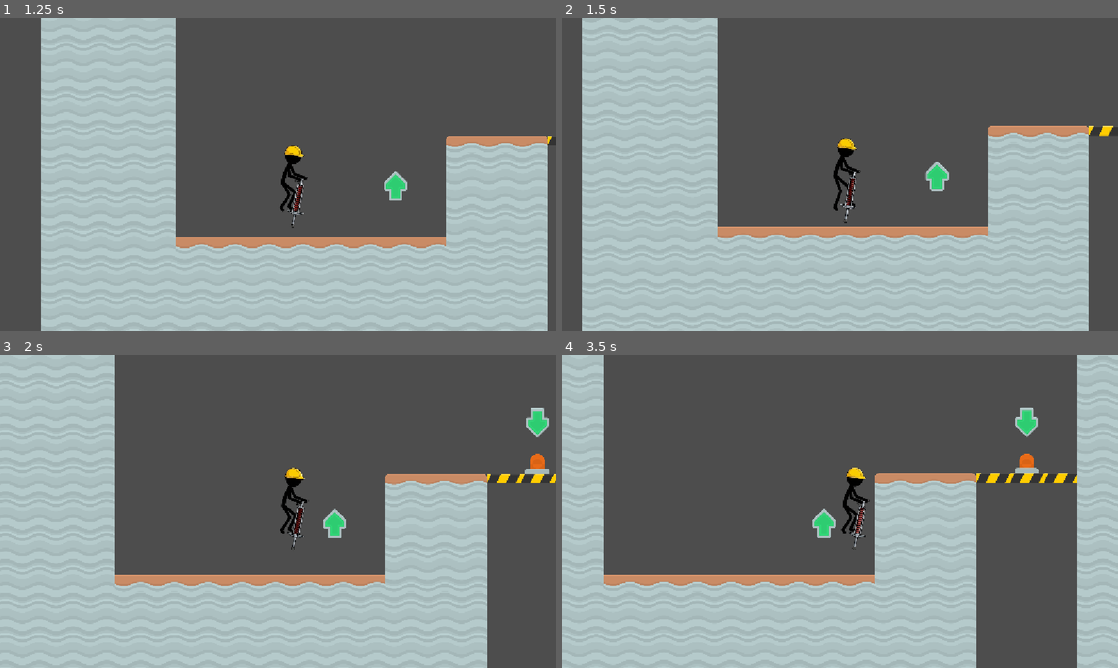
Above: before the commit, frames 1-4 (two rows, left to right).
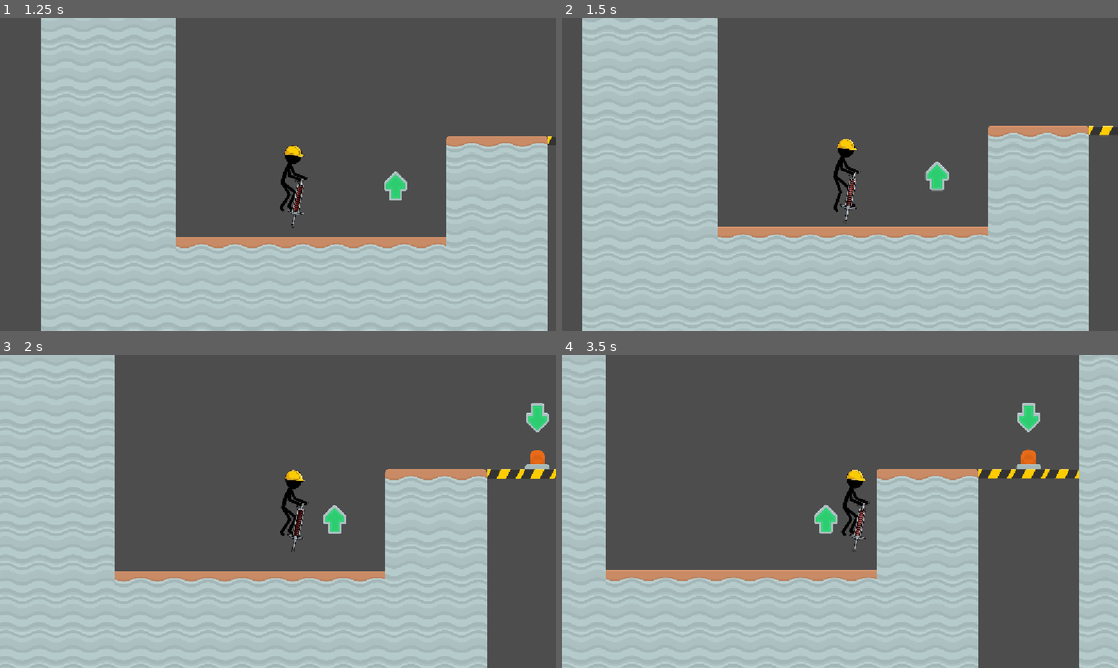
Above: after the commit, the same moments.

Repository: Ricardo646-lab/PogoPat
Game: Godot game, scene res://Scenes/Tutorial1.tscn
Same seed, same stepped clock (60 frames per second), same inputs: the game is played once before the commit and once after it. This scene is started directly instead of the project's main scene.
Inputs (mouse positions are in pixels of both pictures, inside the frame that each line leads up to):
- Up to frame 1 (1.25 s): tap Enter at 0.5 s; move the mouse to (400, 158) at 0.52 s; hold D (move_right) from 0.53 s (still down); hold Space (charge_jump) from 0.53 s (still down); click (400, 158) at 0.67 s
- Up to frame 2 (1.5 s): keep holding D (move_right); move the mouse to (728, 190) at 1.27 s; release Space (charge_jump) at 1.28 s; tap Space (charge_jump) at 1.35 s
- Up to frame 3 (2 s): keep holding D (move_right); tap Space (charge_jump) at 1.52, 1.82 s
- Up to frame 4 (3.5 s): move the mouse to (895, 442) at 2.02 s; release D (move_right) at 2.03 s; hold A (move_left) 2.03-2.78 s; hold Space (charge_jump) 2.03-2.78 s; move the mouse to (812, 574) at 2.77 s; hold D (move_right) from 2.78 s (still down); tap Space (charge_jump) at 2.85, 3.02, 3.32 s; click (812, 574) at 2.92 s

Frame 1 is identical in both runs. In frame 2, 0.3% of the frame differs, in the area x 28-100%, y 34-71%; in frame 3, 3.1%; in frame 4, 4.5%, in the area x 7-93%, y 0-100%.

Commit message:
Space charging bar
Jump charging progress bar added to the tutorial level, progress bar script and changes to the player script

Diff:
--- /dev/null
+++ b/Scenes/ProgressBar.gd
@@ -0,0 +1,10 @@
+extends TextureProgressBar
+
+func _ready() -> void:
+	var player = get_parent()
+	player.charge_changed.connect(_on_charge_changed)
+	visible = false
+
+func _on_charge_changed(ratio: float) -> void:
+	value = ratio * 100.0     # the bar goes from 0 to 100
+	visible = ratio > 0.0     # hide the ring when nothing is charging
--- a/Scenes/Tutorial1.tscn
+++ b/Scenes/Tutorial1.tscn
@@ -3,7 +3,10 @@
 [ext_resource type="Texture2D" uid="uid://crjelkojdbk0w" path="res://Sprites/platformerPack_industrial_tilesheet@2.png" id="1_0asl6"]
 [ext_resource type="Script" uid="uid://ootodj23xmnh" path="res://Scripts/character_body_2d.gd" id="2_rkdpp"]
 [ext_resource type="Texture2D" uid="uid://bo18pyopytm0w" path="res://PogoSheet.png" id="3_ppmam"]
+[ext_resource type="Texture2D" uid="uid://bqc3unx7wkik2" path="res://Sprites/ring4_slim_base.png" id="4_0asl6"]
 [ext_resource type="Texture2D" uid="uid://b3w4ofkgm1onf" path="res://Sprites/spacebar_spritesheet.png" id="4_sxd51"]
+[ext_resource type="Texture2D" uid="uid://b76v1ybk02hqq" path="res://Sprites/ring4_slim_full.png" id="5_rkdpp"]
+[ext_resource type="Script" uid="uid://b25jt4oqueh7f" path="res://Scenes/ProgressBar.gd" id="6_ppmam"]
 
 [sub_resource type="TileSetAtlasSource" id="TileSetAtlasSource_dyi31"]
 texture = ExtResource("1_0asl6")
@@ -602,6 +605,17 @@
 sprite_frames = SubResource("SpriteFrames_wqcyg")
 animation = &"jump"
 
+[node name="TextureProgressBar" type="TextureProgressBar" parent="Player" unique_id=154852102]
+offset_left = -486.66666
+offset_top = -388.0
+offset_right = 466.66672
+offset_bottom = 450.66675
+fill_mode = 4
+nine_patch_stretch = true
+texture_under = ExtResource("4_0asl6")
+texture_progress = ExtResource("5_rkdpp")
+script = ExtResource("6_ppmam")
+
 [node name="Camera2D" type="Camera2D" parent="Player" unique_id=824016962]
 zoom = Vector2(0.5, 0.5)
 position_smoothing_enabled = true
@@ -651,7 +665,7 @@
 scale = Vector2(1.5604985, 1.1717803)
 sprite_frames = SubResource("SpriteFrames_llox3")
 autoplay = "default"
-frame_progress = 0.38222098
+frame_progress = 0.07137601
 
 [node name="AnchorRechtsboven" type="Control" parent="Player/CanvasLayer" unique_id=1188886341]
 layout_mode = 3
--- a/Scripts/character_body_2d.gd
+++ b/Scripts/character_body_2d.gd
@@ -5,6 +5,9 @@
 
 # --- Game State ---
 var has_started: bool = false # Tracks if the player has clicked/tapped to start
+
+# --- Charging Space Bar ---
+signal charge_changed(ratio: float)
 
 # --- Gravity ---
 var gravity = ProjectSettings.get_setting("physics/2d/default_gravity")
@@ -18,7 +21,7 @@
 # --- Jumping ---
 @export var min_jump_force = -300.0
 @export var max_jump_force = -1000.0
-@export var charge_rate = 1200.0
+@export var charge_rate = 500.0
 
 var current_jump_charge = 0.0
 var is_charging = false
@@ -105,12 +108,14 @@
 			current_jump_charge -= charge_rate * delta
 			if current_jump_charge < max_jump_force:
 				current_jump_charge = max_jump_force
+			charge_changed.emit(inverse_lerp(min_jump_force, max_jump_force, current_jump_charge))
 
 		# Jump when the button is released
 		if Input.is_action_just_released("charge_jump") and is_charging:
 			velocity.y = current_jump_charge
 			is_charging = false
 			current_jump_charge = 0.0
+			charge_changed.emit(0.0)
 
 	# 3. Movement in the air
 	if not is_on_floor():
@@ -178,6 +183,7 @@
 	velocity = Vector2.ZERO
 	is_charging = false
 	current_jump_charge = 0.0
+	charge_changed.emit(0.0)
 
 	# 3. Reset the game state so the player has to click again to continue
 	has_started = false
Not shown, added: Scenes/ProgressBar.gd.uid
Binary file added: Sprites/ring4_slim_base.png
Not shown, added: Sprites/ring4_slim_base.png.import
Binary file added: Sprites/ring4_slim_full.png
Not shown, added: Sprites/ring4_slim_full.png.import
